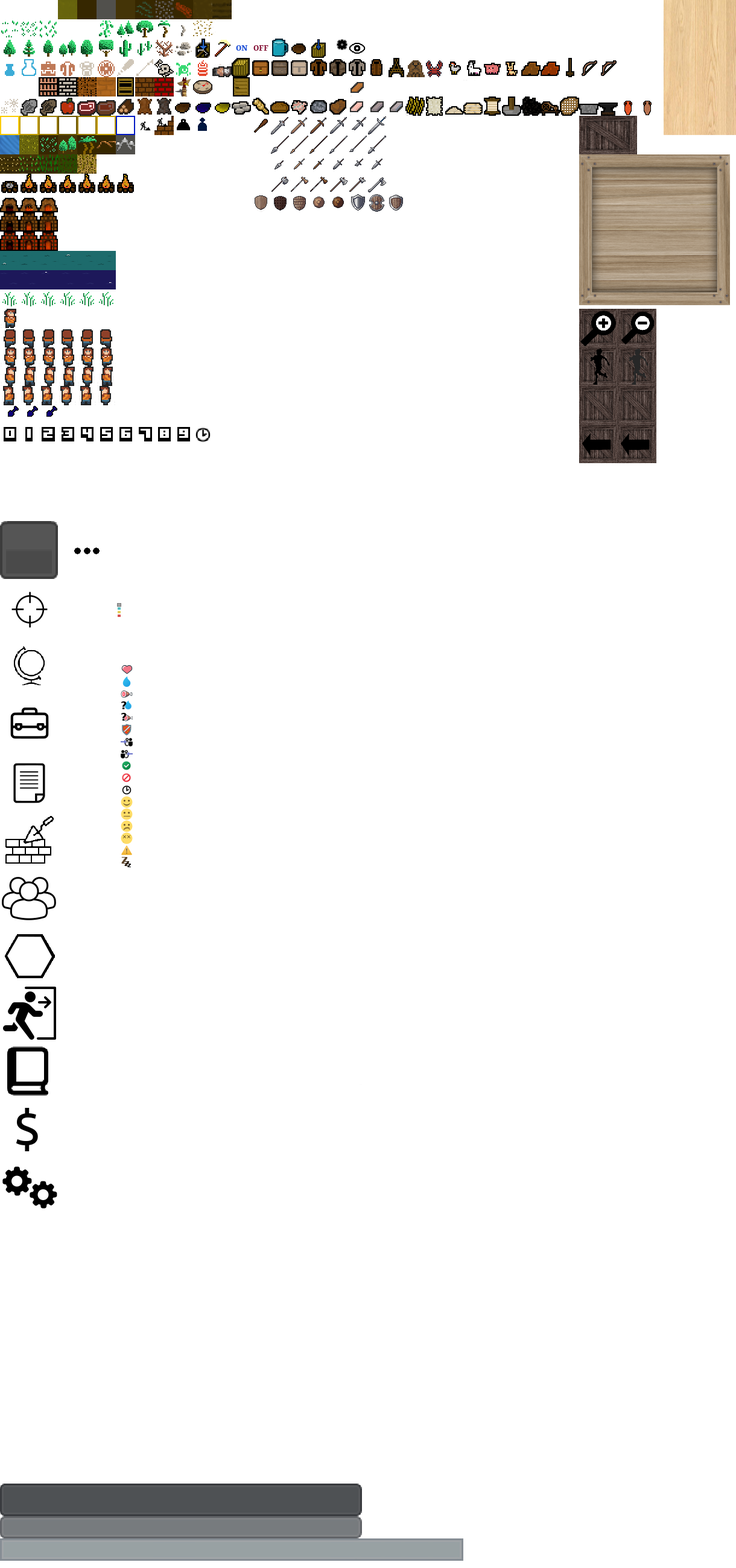
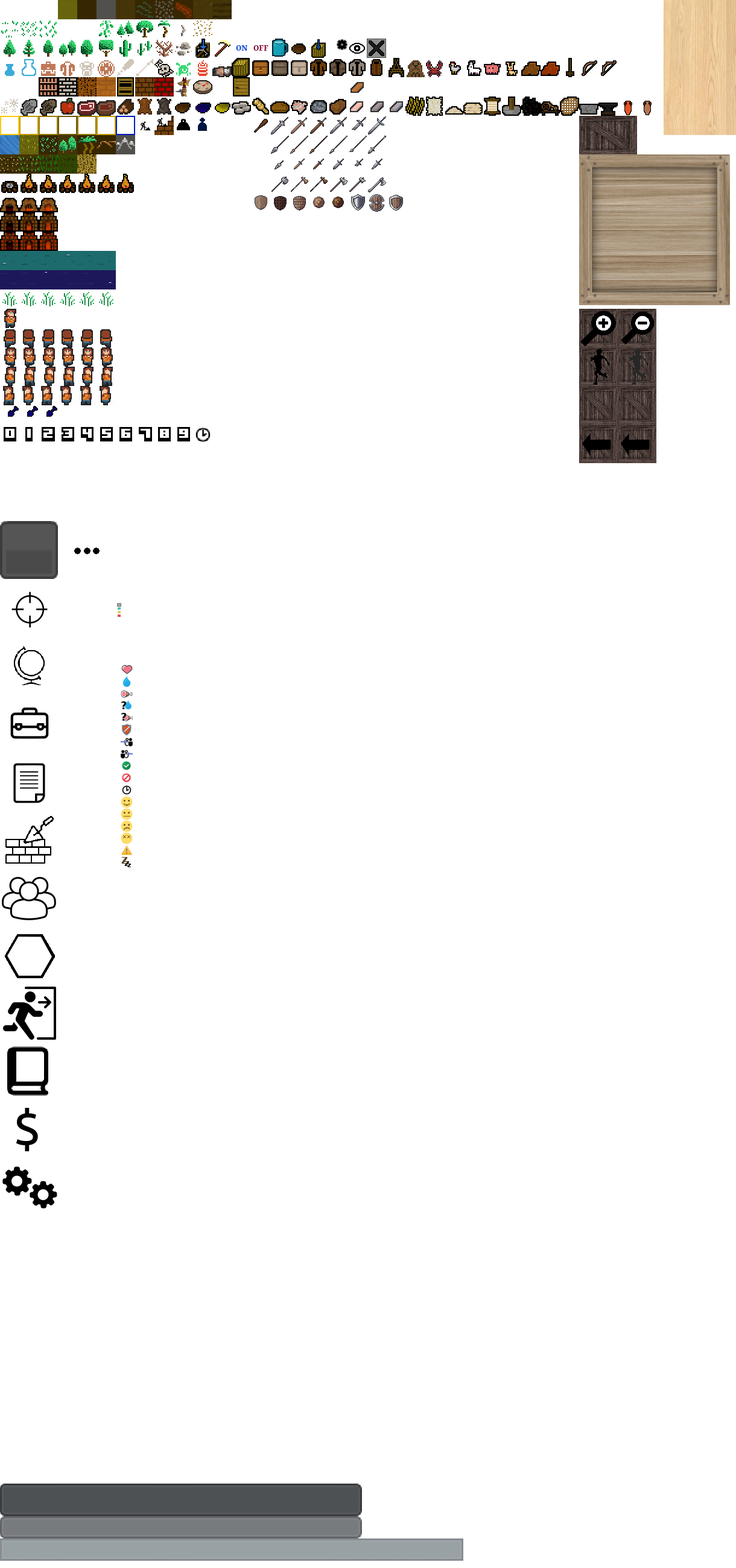
Before/after of a 736px x 1568px layered artwork. What changed in the layer stack:
painted on "crate2_diffuse.png" over (366, 38, 386, 58)
